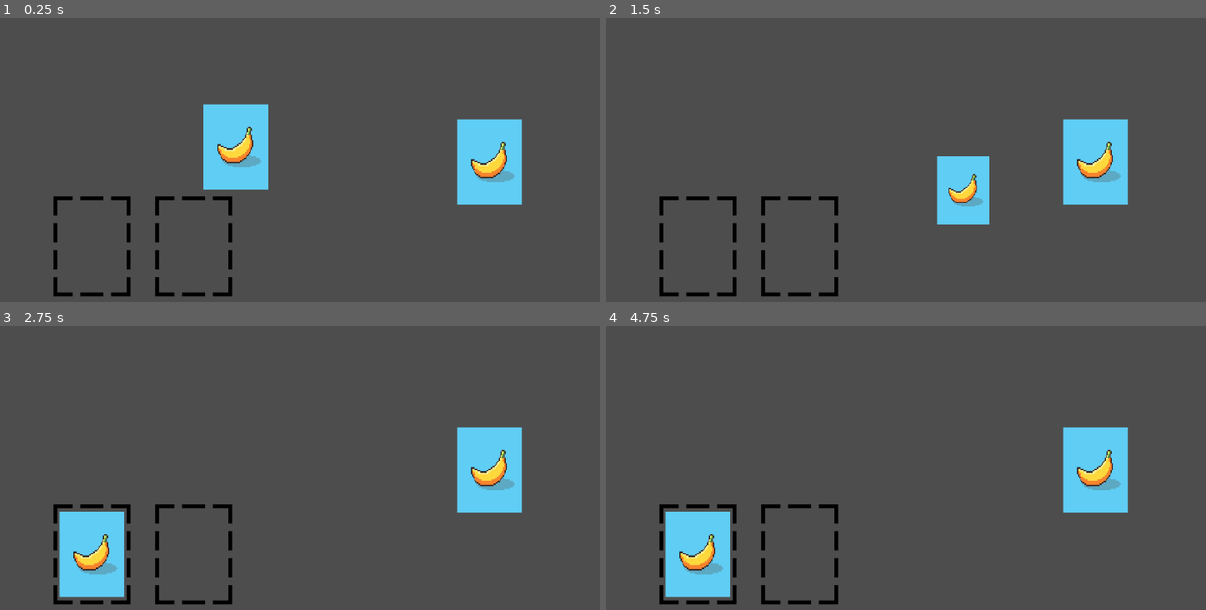
Above: before the commit, frames 1-4 (two rows, left to right).
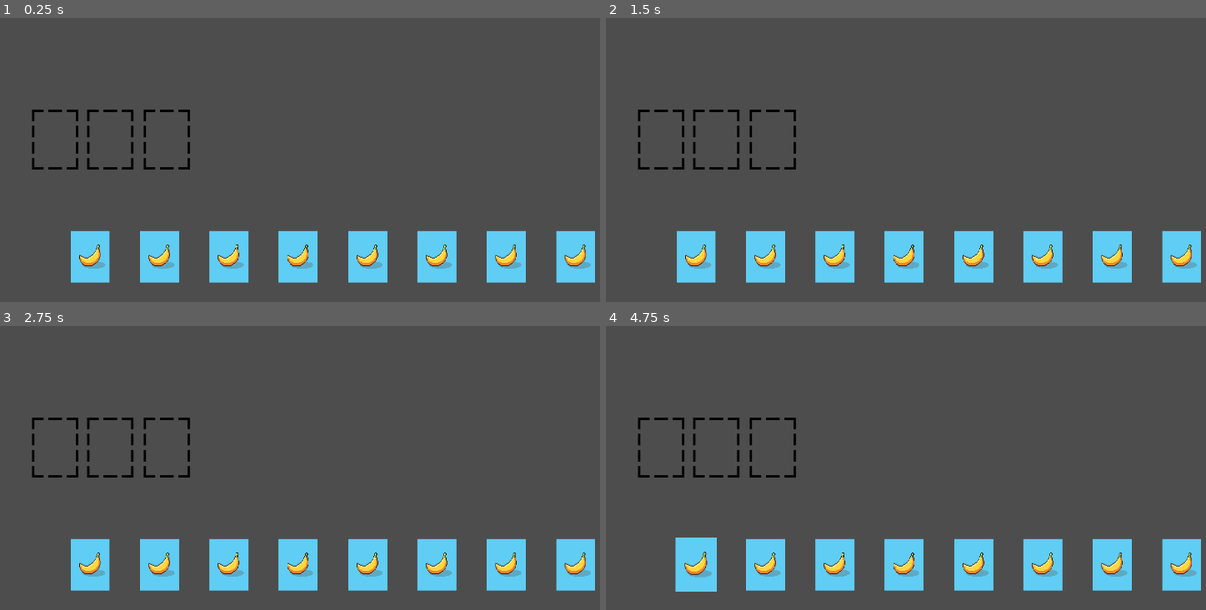
Above: after the commit, the same moments.

Repository: brianyangidea/Smorgascard-The-Game
Game: Godot game, scene res://scenes/main.tscn
Two runs of this game, one before a commit and one after it. Both use one fixed random seed, a clock stepped at 60 frames per second and the inputs below.
Inputs (mouse positions are in pixels of both pictures, inside the frame that each line leads up to):
- Up to frame 1 (0.25 s): no input
- Up to frame 2 (1.5 s): tap Enter at 0.5 s; drag from (840, 145) to (1098, 162) at 0.52 s; drag from (1098, 162) to (696, 245) at 1.27 s
- Up to frame 3 (2.75 s): move the mouse to (402, 391) at 2.02 s; click (402, 391) at 2.17 s
- Up to frame 4 (4.75 s): tap Space at 2.75 s; drag from (906, 550) to (1098, 470) at 2.77 s; move the mouse to (1140, 530) at 3.52 s; click (1140, 530) at 3.67 s; tap Enter at 4.25 s; drag from (738, 419) to (696, 553) at 4.27 s

The runs differ from the first frame. In frame 1, 18% of the frame differs, in the area x 5-100%, y 30-98%; in frame 2, 17%; in frame 3, 16%; in frame 4, 16%.

Commit message:
Added player hand feature

Diff:
--- a/Smorgascard - The Card Game With Everything/smorgascard/project.godot
+++ b/Smorgascard - The Card Game With Everything/smorgascard/project.godot
@@ -15,6 +15,11 @@
 config/features=PackedStringArray("4.6", "Forward Plus")
 config/icon="res://icon.svg"
 
+[display]
+
+window/size/viewport_width=1920
+window/size/viewport_height=1080
+
 [physics]
 
 3d/physics_engine="Jolt Physics"
--- a/Smorgascard - The Card Game With Everything/smorgascard/scenes/main.tscn
+++ b/Smorgascard - The Card Game With Everything/smorgascard/scenes/main.tscn
@@ -1,7 +1,7 @@
 [gd_scene format=3 uid="uid://cuuu8vws82b6d"]
 
 [ext_resource type="Script" uid="uid://dcqgtrbcuq60p" path="res://scripts/card_manager.gd" id="1_0wfyh"]
-[ext_resource type="PackedScene" uid="uid://cefy8607j1e4g" path="res://scenes/card.tscn" id="1_o5qli"]
+[ext_resource type="Script" uid="uid://bbyyen8828fgs" path="res://scripts/player_hand.gd" id="3_jyhfs"]
 [ext_resource type="PackedScene" uid="uid://csthb6i22oggd" path="res://scenes/card_slot.tscn" id="3_sugp2"]
 
 [node name="main" type="Node2D" unique_id=162573375]
@@ -9,14 +9,14 @@
 [node name="card_manager" type="Node2D" parent="." unique_id=709145111]
 script = ExtResource("1_0wfyh")
 
-[node name="playingcard_banana" parent="card_manager" unique_id=751709746 instance=ExtResource("1_o5qli")]
-position = Vector2(408, 290)
-
-[node name="playingcard_apricot" parent="card_manager" unique_id=1575834116 instance=ExtResource("1_o5qli")]
-position = Vector2(847, 316)
-
 [node name="card_slot" parent="." unique_id=1723085319 instance=ExtResource("3_sugp2")]
 position = Vector2(159, 462)
 
 [node name="card_slot2" parent="." unique_id=872418452 instance=ExtResource("3_sugp2")]
-position = Vector2(335, 462)
+position = Vector2(318, 462)
+
+[node name="card_slot3" parent="." unique_id=989340605 instance=ExtResource("3_sugp2")]
+position = Vector2(481, 462)
+
+[node name="player_hand" type="Node2D" parent="." unique_id=602123205]
+script = ExtResource("3_jyhfs")
--- a/Smorgascard - The Card Game With Everything/smorgascard/scripts/card.gd
+++ b/Smorgascard - The Card Game With Everything/smorgascard/scripts/card.gd
@@ -2,6 +2,8 @@
 
 signal hovered
 signal hovered_off
+
+var hand_position
 
 # Called when the node enters the scene tree for the first time.
 func _ready() -> void:
--- a/Smorgascard - The Card Game With Everything/smorgascard/scripts/card_manager.gd
+++ b/Smorgascard - The Card Game With Everything/smorgascard/scripts/card_manager.gd
@@ -6,11 +6,12 @@
 var card_being_dragged
 var screen_size
 var is_hovering_on_card
+var player_hand_reference
 
 
 func _ready() -> void:
 	screen_size = get_viewport_rect().size
-
+	player_hand_reference = $"../player_hand"
 
 # Called every frame. 'delta' is the elapsed time since the previous frame.
 func _process(_delta: float) -> void:
@@ -40,11 +41,14 @@
 	card_being_dragged.scale = Vector2(1.05, 1.05)
 	var card_slot_found = check_for_card_slot()
 	if card_slot_found and !card_slot_found.card_in_slot:
+		player_hand_reference.remove_card_from_hand(card_being_dragged)
 		#Card dropped into slot
 		card_being_dragged.position = card_slot_found.position
 		#The two lines below prevents interaction with cards alrady in a slot
 		card_being_dragged.get_node("Area2D/CollisionShape2D").disabled = true
 		card_slot_found.card_in_slot = true
+	else:
+		player_hand_reference.add_card_to_hand(card_being_dragged)
 	card_being_dragged = null
 
 
--- /dev/null
+++ b/Smorgascard - The Card Game With Everything/smorgascard/scripts/player_hand.gd
@@ -0,0 +1,49 @@
+extends Node2D
+
+const CARD_SCENE_PATH = "res://scenes/card.tscn"
+const CARD_WIDTH = 200
+const HAND_Y_POSITION = 800
+
+var hand_count = 8
+var player_hand = []
+var center_screen_x
+
+# Called when the node enters the scene tree for the first time.
+func _ready() -> void:
+	center_screen_x = get_viewport().size.x / 2
+
+	var card_scene = preload(CARD_SCENE_PATH)
+	for i in range(hand_count):
+		var new_card = card_scene.instantiate()
+		$"../card_manager".add_child(new_card)
+		new_card.name = "Card"
+		add_card_to_hand(new_card)
+
+func add_card_to_hand(card):
+	if card not in player_hand:
+		player_hand.insert(0, card)
+		update_hand_positions()
+	else:
+		animate_card_to_position(card, card.hand_position)
+
+func update_hand_positions():
+	for i in range(player_hand.size()):
+		#get new card position based on index
+		var new_position = Vector2(calculate_card_position(i), HAND_Y_POSITION)
+		var card = player_hand[i]
+		card.hand_position = new_position
+		animate_card_to_position(card, new_position)
+
+func calculate_card_position(index):
+	var total_width = (player_hand.size() - 1) * CARD_WIDTH
+	var x_offset = center_screen_x + index * CARD_WIDTH - total_width / 2
+	return x_offset
+
+func animate_card_to_position(card, new_position):
+	var tween = get_tree().create_tween()
+	tween.tween_property(card, "position", new_position, 0.2)
+
+func remove_card_from_hand(card):
+	if card in player_hand:
+		player_hand.erase(card)
+		update_hand_positions()
Not shown, added: Smorgascard - The Card Game With Everything/smorgascard/scripts/player_hand.gd.uid
